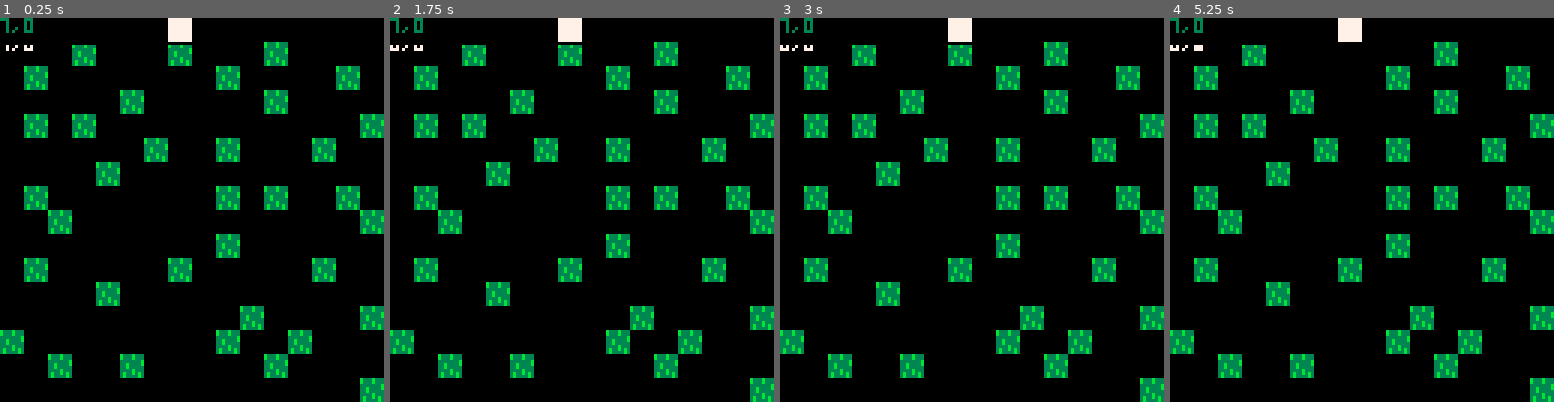
Above: before the commit, frames 1-4 (left to right).
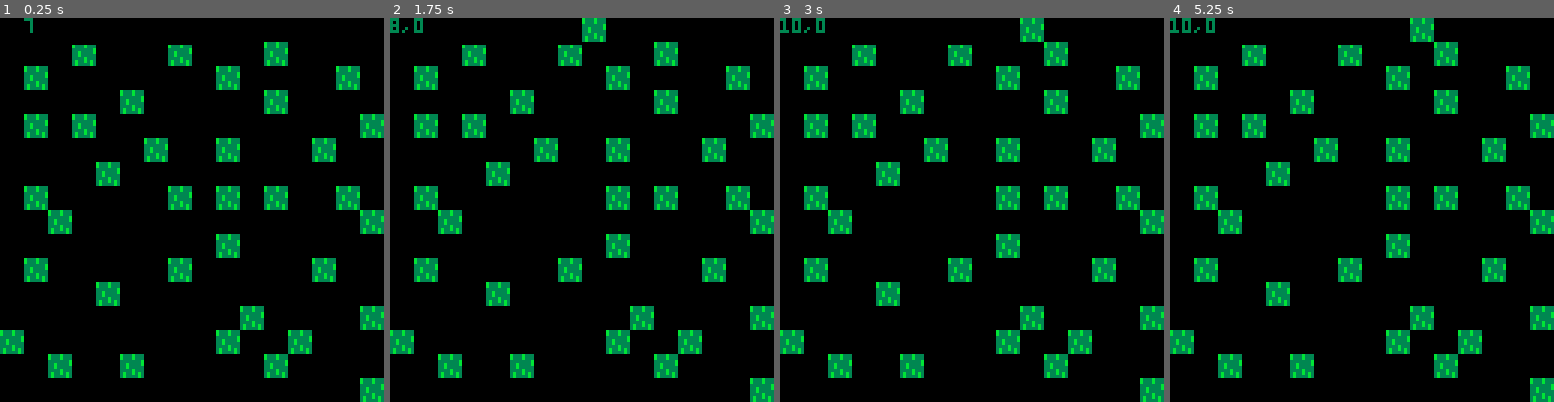
Above: after the commit, the same moments.

Repository: wstephenson/pico8-rhino
Game: PICO-8 cartridge rhino.p8
Same seed, same stepped clock (60 frames per second), same inputs: the game is played once before the commit and once after it.
Inputs:
- Up to frame 1 (0.25 s): no input
- Up to frame 2 (1.75 s): hold Right from 1.6 s (still down)
- Up to frame 3 (3 s): release Right at 2.1 s; hold Up 2.15-2.42 s; hold Right from 2.47 s (still down)
- Up to frame 4 (5.25 s): release Right at 3.03 s; hold Left 3.08-3.58 s; hold Down 3.63-3.97 s; hold Right 4.02-4.68 s; hold Up 4.73-5.03 s; hold Left from 5.08 s (still down)

The runs differ from the first frame. In frame 1, 0.9% of the frame differs, in the area x 0-50%, y 0-50%; in frame 2, 0.9%; in frame 3, 1.1%; in frame 4, 1.5%, in the area x 0-69%, y 0-13%.

Commit message:
Draw player sprite instead of primitive

Diff:
--- a/rhino.p8
+++ b/rhino.p8
@@ -4,6 +4,8 @@
 --globals
 plx=7
 ply=7
+oplx=0
+oply=0
 den=0.08
 
 function _init()
@@ -16,18 +18,16 @@
 end
 
 function _update()
-  oplx = plx
-  oply = ply
-  nplx = plx
-  -- use mv flag to know whether to pget
 	 if (btnp(0)) then nplx=plx-1 end
 	 if (btnp(1)) then nplx=plx+1 end
 	 if (btnp(2)) then nply=ply-1 end
 	 if (btnp(3)) then nply=ply+1 end
   nplx = clamp(nplx, 0, 15)
   nply = clamp(nply, 0, 15)
-  print(nplx..","..nply)
-  if (pget(nplx,nply) == 0) then
+
+  if (mget(nplx,nply) == 0) then
+    oplx = plx
+    oply = ply
     plx = nplx
     ply = nply
   end
@@ -39,17 +39,17 @@
   print(plx..","..ply,0,0,3)
   --player
   rectfill(oplx*8,oply*8,oplx*8+7,oply*8+7,0)
-  rectfill(plx*8,ply*8,plx*8+7,ply*8+7,7)
+  spr(2, plx*8, ply*8)
 end
 __gfx__
 b333b33300888088b333b33300000000000000000000000000000000000000000000000000000000000000000000000000000000000000000000000000000000
-b333b333088a00a8b333b33300000000000000000000000000000000000000000000000000000000000000000000000000000000000000000000000000000000
-3333333b008a00a83333333b00000000000000000000000000000000000000000000000000000000000000000000000000000000000000000000000000000000
-33b3333b0800880033b3333b00000000000000000000000000000000000000000000000000000000000000000000000000000000000000000000000000000000
-33b333330809999833b3333300000000000000000000000000000000000000000000000000000000000000000000000000000000000000000000000000000000
-3333b333088999983333b33300000000000000000000000000000000000000000000000000000000000000000000000000000000000000000000000000000000
-3b33b3b3008880883b33b3b300000000000000000000000000000000000000000000000000000000000000000000000000000000000000000000000000000000
-3b3333b3000008803b3333b300000000000000000000000000000000000000000000000000000000000000000000000000000000000000000000000000000000
+3333333b088a00a8b333b33300000000000000000000000000000000000000000000000000000000000000000000000000000000000000000000000000000000
+33b3333b008a00a83333333b00000000000000000000000000000000000000000000000000000000000000000000000000000000000000000000000000000000
+33b333330800880033b3333b00000000000000000000000000000000000000000000000000000000000000000000000000000000000000000000000000000000
+3333b3330809999833b3333300000000000000000000000000000000000000000000000000000000000000000000000000000000000000000000000000000000
+3b33b3b3088999983333b33300000000000000000000000000000000000000000000000000000000000000000000000000000000000000000000000000000000
+3b3333b3008880883b33b3b300000000000000000000000000000000000000000000000000000000000000000000000000000000000000000000000000000000
+b333b333000008803b3333b300000000000000000000000000000000000000000000000000000000000000000000000000000000000000000000000000000000
 00000000000000000000000000000000000000000000000000000000000000000000000000000000000000000000000000000000000000000000000000000000
 00000000000000000000000000000000000000000000000000000000000000000000000000000000000000000000000000000000000000000000000000000000
 00000000000000000000000000000000000000000000000000000000000000000000000000000000000000000000000000000000000000000000000000000000
